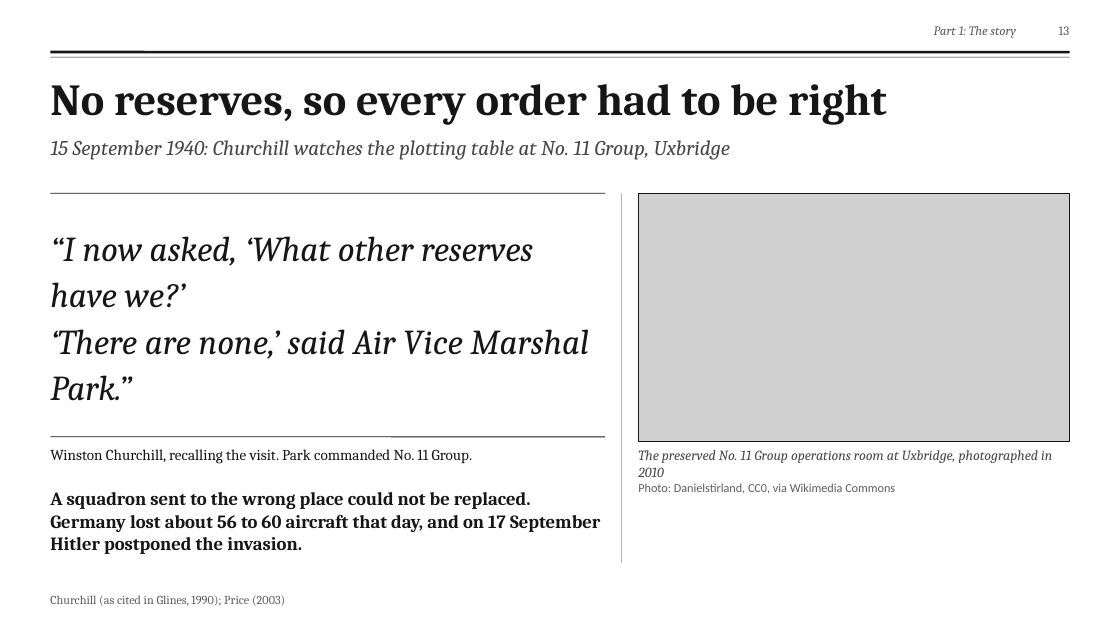
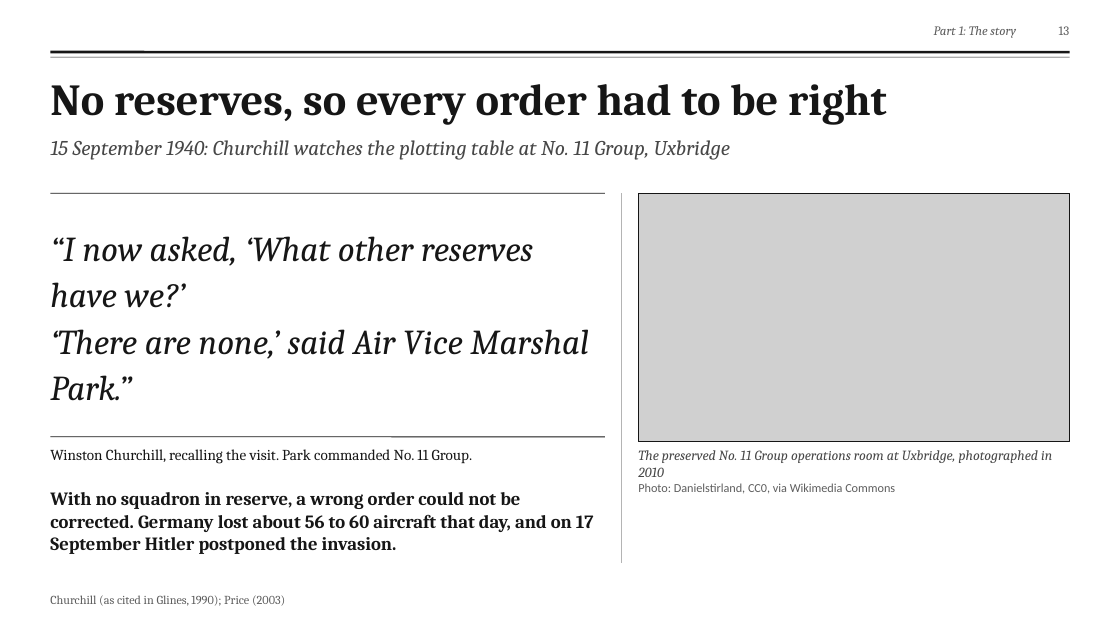
Before and after one commit to fengyiqicoder/fumadocs, a slide deck: slide 13 of dowding-presentation/Dowding_Effective_Communication.pptx. Drawn at 1120x630 pixels with LibreOffice and Linux fonts; fonts in the diff are those of the drawing; grey boxes stand for pictures; background and template pictures are left out. Boxes give left, top, right and bottom in pixels: in the first picture for what was removed or moved away, otherwise in the second. Text is boxed around its words. In the diff, an @@ line names an element or a change of style, - is before the commit and + after.

```diff
--- a/dowding-presentation/Dowding_Effective_Communication.pptx
+++ b/dowding-presentation/Dowding_Effective_Communication.pptx
@@ text at (50,492,594,554): text changed @@
-A squadron sent to the wrong place could not be replaced. Germany lost about 56 to 60 aircraft that day, and on 17 September Hitler postponed the invasion.
+With no squadron in reserve, a wrong order could not be corrected. Germany lost about 56 to 60 aircraft that day, and on 17 September Hitler postponed the invasion.
```
Also in this commit, not shown: 1 other slide changed, 2 other files.
